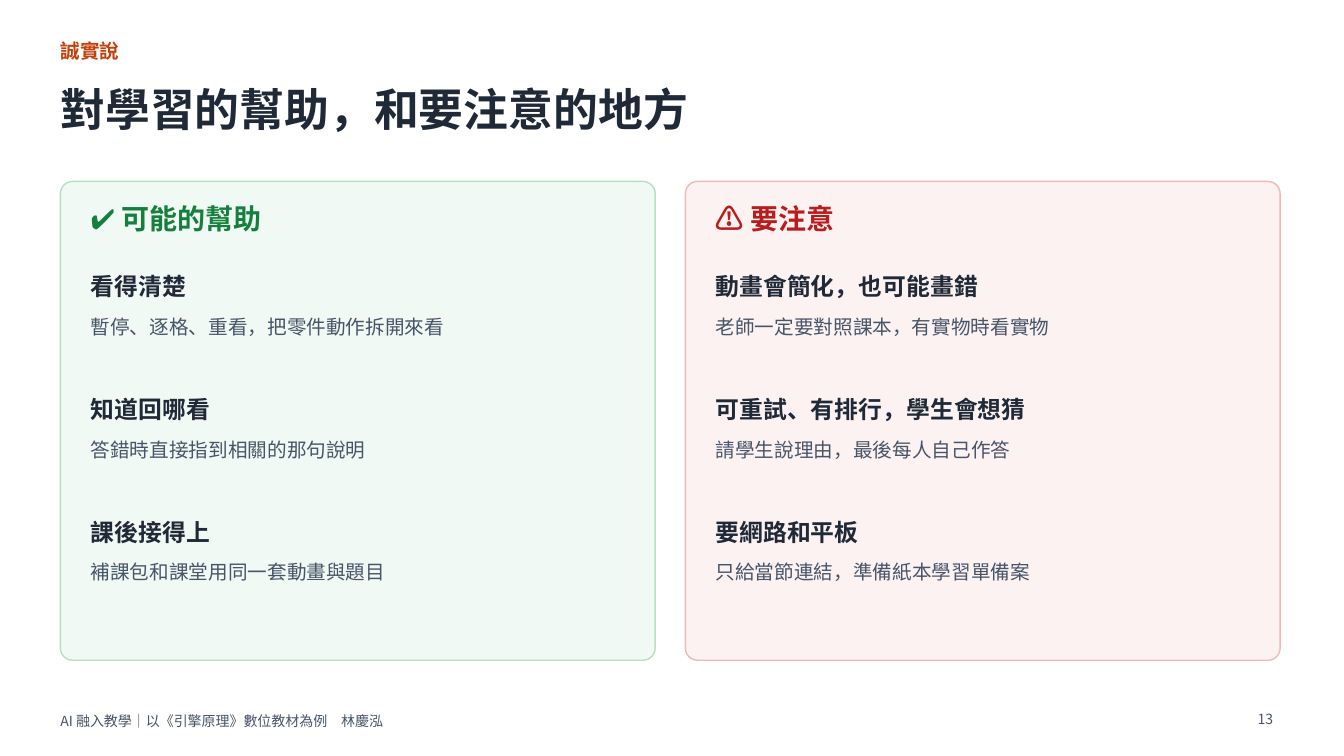
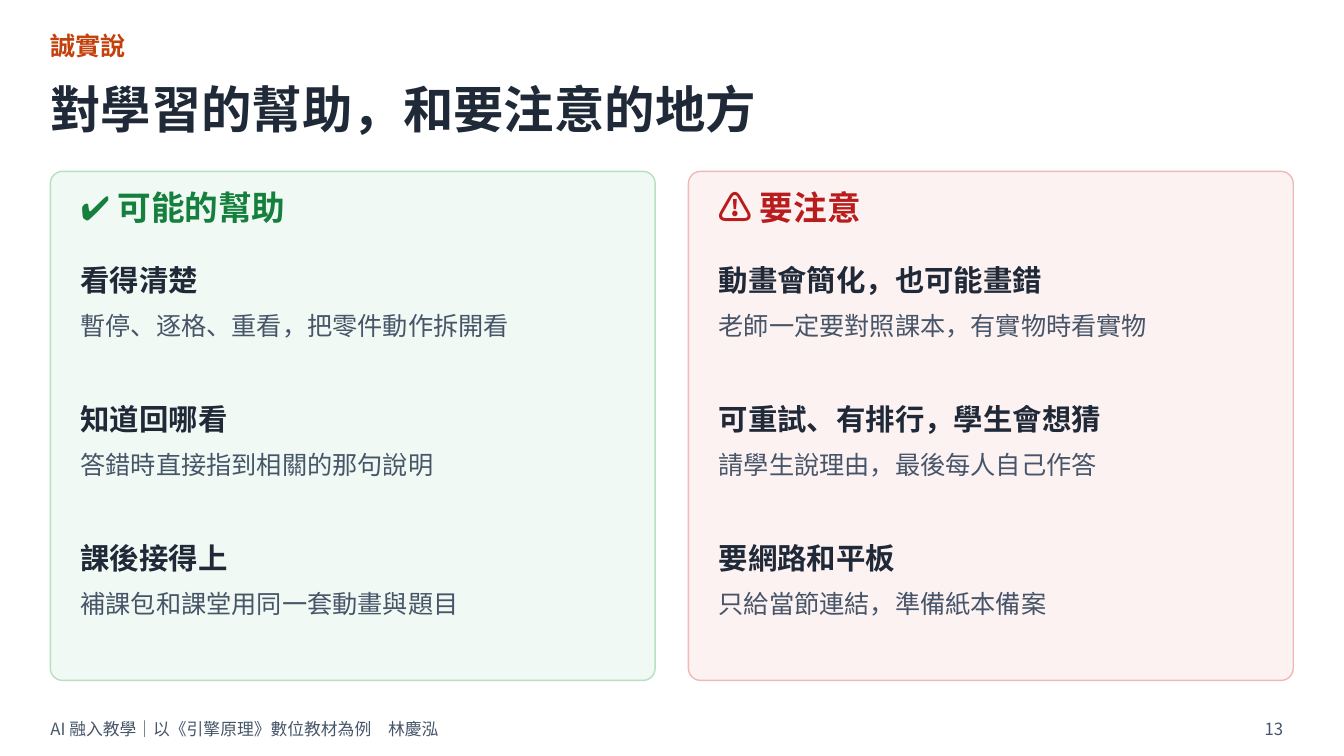
Before and after one commit to ntccar01/engine-principles, a slide deck: slide 13 of share/docs/AI融入教學_引擎原理_教師分享_列印版.pptx. Drawn at 1344x756 pixels with LibreOffice and Linux fonts; fonts in the diff are those of the drawing. Boxes give left, top, right and bottom in pixels: in the first picture for what was removed or moved away, otherwise in the second. Text is boxed around its words. In the diff, an @@ line names an element or a change of style, - is before the commit and + after.

```diff
--- a/share/docs/AI融入教學_引擎原理_教師分享_列印版.pptx
+++ b/share/docs/AI融入教學_引擎原理_教師分享_列印版.pptx
@@ text "誠實說" moved from (x1=60, y1=37, x2=119, y2=63) to (x1=50, y1=33, x2=126, y2=57) @@
@@ title "對學習的幫助，和要注意的地方" moved from (x1=60, y1=87, x2=687, y2=132) to (x1=50, y1=84, x2=756, y2=135) @@
@@ title "對學習的幫助，和要注意的地方" at (x1=50, y1=84, x2=756, y2=135): size 32 to 36 pt @@
@@ rounded rectangle resized from (x1=60, y1=181, x2=655, y2=660) to (x1=50, y1=171, x2=655, y2=681) @@
@@ rounded rectangle at (x1=50, y1=171, x2=655, y2=681): proportions changed @@
@@ rounded rectangle at (x1=689, y1=171, x2=1294, y2=681): proportions changed @@
@@ rounded rectangle resized from (x1=686, y1=181, x2=1280, y2=660) to (x1=689, y1=171, x2=1294, y2=681) @@
@@ text "✔ 可能的幫助" moved from (x1=122, y1=205, x2=262, y2=232) to (x1=118, y1=191, x2=286, y2=223) @@
@@ text "✔ 可能的幫助" at (x1=118, y1=191, x2=286, y2=223): size 20 to 24 pt @@
@@ text "⚠ 要注意" at (x1=760, y1=191, x2=861, y2=223): size 20 to 24 pt @@
@@ text "⚠ 要注意" moved from (x1=750, y1=205, x2=834, y2=232) to (x1=760, y1=191, x2=861, y2=223) @@
@@ text "看得清楚" moved from (x1=91, y1=275, x2=186, y2=297) to (x1=81, y1=266, x2=199, y2=294) @@
@@ text "動畫會簡化，也可能畫錯" moved from (x1=716, y1=274, x2=978, y2=298) to (x1=719, y1=266, x2=1042, y2=295) @@
@@ text at (x1=81, y1=314, x2=509, y2=338): text changed; size 14 to 18 pt @@
-暫停、逐格、重看，把零件動作拆開來看
+暫停、逐格、重看，把零件動作拆開看
@@ text "知道回哪看" moved from (x1=91, y1=398, x2=210, y2=420) to (x1=81, y1=405, x2=228, y2=433) @@
@@ text "答錯時直接指到相關的那句說明" moved from (x1=91, y1=440, x2=366, y2=459) to (x1=81, y1=453, x2=434, y2=476) @@
@@ text "請學生說理由，最後每人自己作答" moved from (x1=716, y1=440, x2=1011, y2=459) to (x1=719, y1=453, x2=1097, y2=477) @@
@@ text "課後接得上" moved from (x1=91, y1=520, x2=210, y2=543) to (x1=81, y1=544, x2=228, y2=572) @@
@@ size 17 to 21 pt in 6 elements at (x1=81, y1=266, x2=199, y2=294), (x1=81, y1=405, x2=228, y2=433), (x1=719, y1=266, x2=1042, y2=295), (x1=719, y1=405, x2=1101, y2=434), (x1=81, y1=544, x2=228, y2=572), (x1=719, y1=544, x2=895, y2=572) @@
@@ text "要網路和平板" moved from (x1=716, y1=521, x2=859, y2=543) to (x1=719, y1=544, x2=895, y2=572) @@
@@ size 14 to 18 pt in 5 elements at (x1=719, y1=314, x2=1147, y2=338), (x1=50, y1=33, x2=126, y2=57), (x1=81, y1=453, x2=434, y2=476), (x1=719, y1=453, x2=1097, y2=477), (x1=81, y1=592, x2=459, y2=615) @@
@@ text "補課包和課堂用同一套動畫與題目" moved from (x1=91, y1=562, x2=385, y2=581) to (x1=81, y1=592, x2=459, y2=615) @@
@@ text at (x1=719, y1=592, x2=1047, y2=616): text changed; size 14 to 18 pt @@
-只給當節連結，準備紙本學習單備案
+只給當節連結，準備紙本備案
@@ text "AI 融入教學｜以《引擎原理》數位教材為例 林慶泓" at (x1=50, y1=720, x2=438, y2=737): size 10 to 12 pt @@
@@ text "AI 融入教學｜以《引擎原理》數位教材為例 林慶泓" moved from (x1=60, y1=714, x2=383, y2=728) to (x1=50, y1=720, x2=438, y2=737) @@
@@ page number moved from (x1=1258, y1=713, x2=1274, y2=724) to (x1=1265, y1=722, x2=1284, y2=735) @@
@@ page number at (x1=1265, y1=722, x2=1284, y2=735): size 10 to 12 pt @@
```
Also in this commit, not shown: 15 other slides changed, 17 other files.
